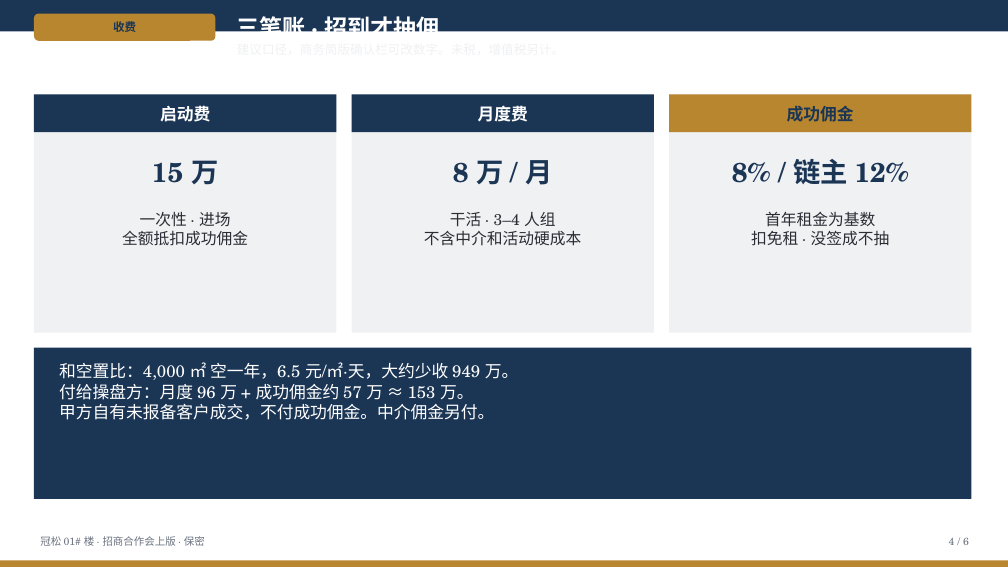
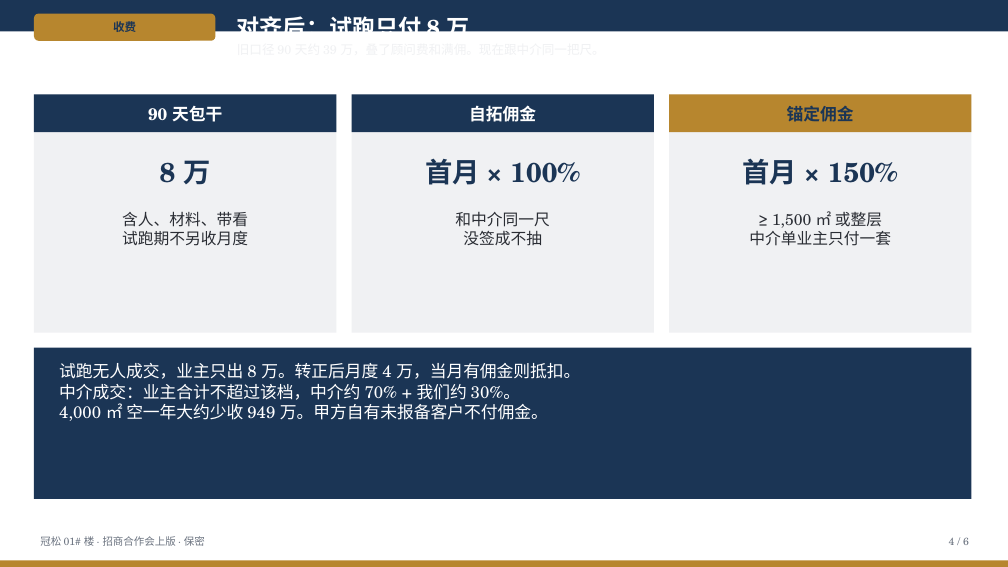
Before and after one commit to hujigang2010-maker/AIDEN, a slide deck: slide 4 of docs/advisory/deck/冠松01楼-招商合作-会上版.pptx. Drawn at 1008x567 pixels with LibreOffice and Linux fonts; fonts in the diff are those of the drawing. Boxes give left, top, right and bottom in pixels: in the first picture for what was removed or moved away, otherwise in the second. Text is boxed around its words. In the diff, an @@ line names an element or a change of style, - is before the commit and + after.

```diff
--- a/docs/advisory/deck/冠松01楼-招商合作-会上版.pptx
+++ b/docs/advisory/deck/冠松01楼-招商合作-会上版.pptx
@@ text at (237, 12, 469, 42): text changed @@
-三笔账 · 招到才抽佣
+对齐后：试跑只付 8 万
@@ text at (148, 106, 222, 122): text changed @@
-启动费
+90 天包干
@@ text at (469, 105, 536, 122): text changed @@
-月度费
+自拓佣金
@@ text at (787, 106, 854, 122): text changed @@
-成功佣金
+锚定佣金
@@ text at (160, 160, 210, 185): text changed @@
-15 万
+8 万
@@ text at (425, 158, 580, 185): text changed @@
-8 万 / 月
+首月 × 100%
@@ text at (743, 158, 898, 185): text changed @@
-8% / 链主 12%
+首月 × 150%
@@ text at (122, 211, 248, 246): text changed @@
-一次性 · 进场
-全额抵扣成功佣金
+含人、材料、带看
+试跑期不另收月度
@@ text at (455, 212, 549, 246): text changed @@
-干活 · 3–4 人组
-不含中介和活动硬成本
+和中介同一尺
+没签成不抽
@@ text at (749, 211, 891, 246): text changed @@
-首年租金为基数
-扣免租 · 没签成不抽
+≥ 1,500 ㎡ 或整层
+中介单业主只付一套
@@ text at (59, 363, 580, 421): text changed @@
-和空置比：4,000 ㎡ 空一年，6.5 元/㎡·天，大约少收 949 万。
-付给操盘方：月度 96 万 + 成功佣金约 57 万 ≈ 153 万。
-甲方自有未报备客户成交，不付成功佣金。中介佣金另付。
+试跑无人成交，业主只出 8 万。转正后月度 4 万，当月有佣金则抵扣。
+中介成交：业主合计不超过该档，中介约 70% + 我们约 30%。
+4,000 ㎡ 空一年大约少收 949 万。甲方自有未报备客户不付佣金。
```
Also in this commit, not shown: 3 other slides changed, 1 slide added, 1 slide removed, 11 other files.
